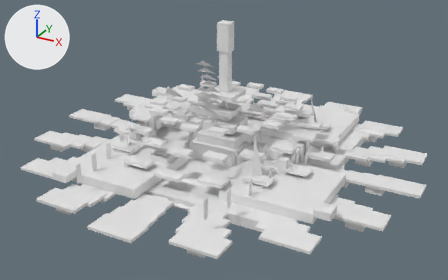
The OBJ model GameData/Meshes/Stations/vesper/fortress_core.obj as it was, and as the next commit left it.
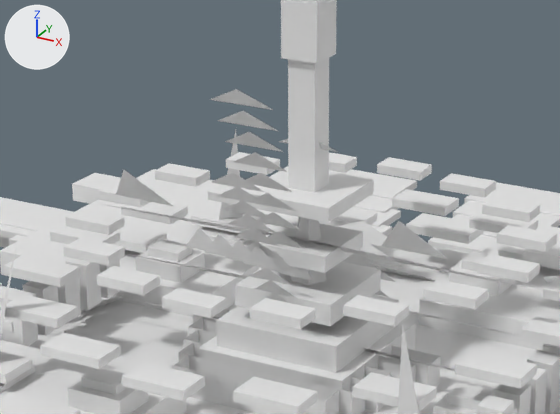
Each version appears first whole from a camera (50 mm lens) standing at (13.46, -24.62, 13.12) and looking at (0.38, -0.84, 1.23), and next in a close-up on the part from 29% to 68% of the width and 12% to 58% of the height. Every picture has the same lights, and +X, +Y and +Z are marked at upper left. The first two pictures are the older version. Where no turn or scale is listed for an object, it has been applied to the vertices. Vertices at exactly the same position are counted once.

Names of what the first close-up shows: 'fortress_core'.
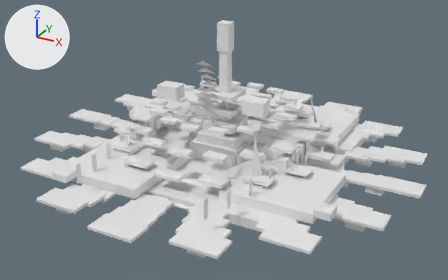
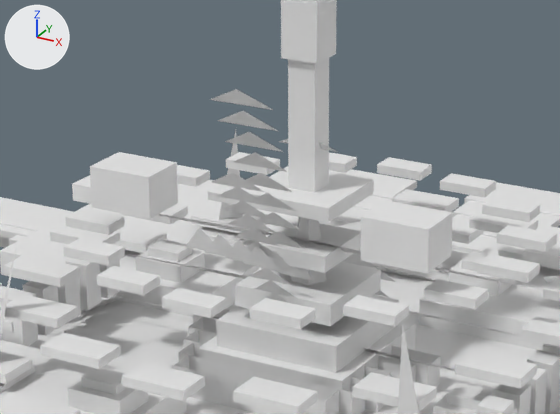
Location of each change, (x1, y1, x2, y2) in pixels of the close-ups (560 x 414 px):
part 1 of me_fortress_core, added
    after: (90, 152, 178, 219)
part 2 of me_fortress_core, added
    after: (361, 200, 453, 274)
part 3 of me_fortress_core, deleted
    before: (116, 170, 173, 206)
part 4 of me_fortress_core, deleted
    before: (382, 221, 447, 259)

The edits, one by one:
me_fortress_core is used by ob_fortress_core; location (0.0, 0.0, 0.0).
me_fortress_core had 2096 vertices, 2518 faces and spanned x -9.6..9.6, y -9.2..9.2, z 0.0..6.7.
me_fortress_core now has 2106 vertices, 2540 faces and spans x -9.6..9.6, y -9.2..9.2, z 0.0..6.7.
me_fortress_core part 1: a new loose piece, a box spanning x -2.76..-1.73, y -1.67..-0.9, z 3.08..3.72.
me_fortress_core part 2: a new loose piece, a box spanning x 1.73..2.76, y -1.67..-0.9, z 3.08..3.72.
me_fortress_core part 3: the loose piece of 3 vertices spanning x -2.8..-1.7, y -1.5..-1.0, z 3.1..3.7 is deleted.
me_fortress_core part 4: the loose piece of 3 vertices spanning x 1.7..2.8, y -1.5..-1.0, z 3.1..3.7 is deleted.
